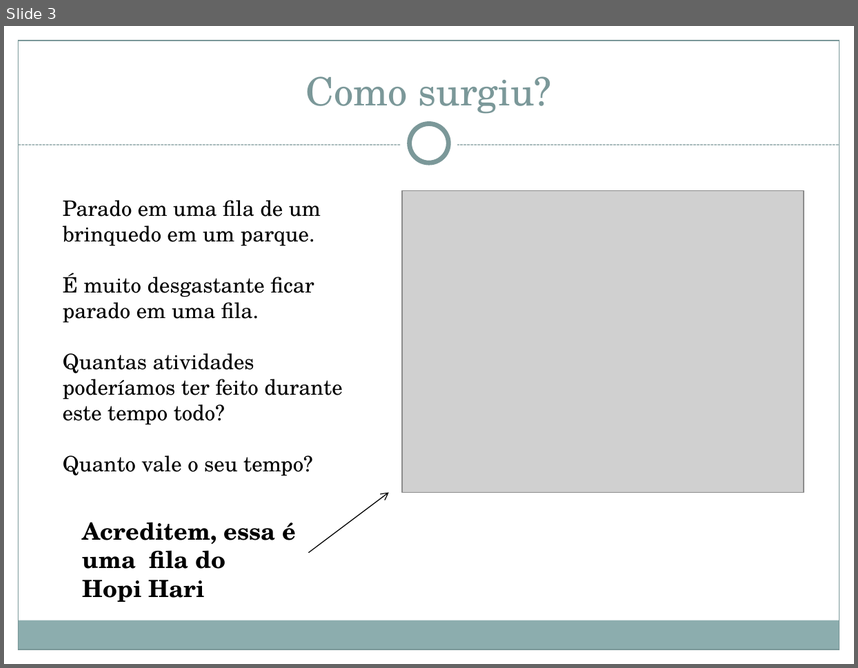
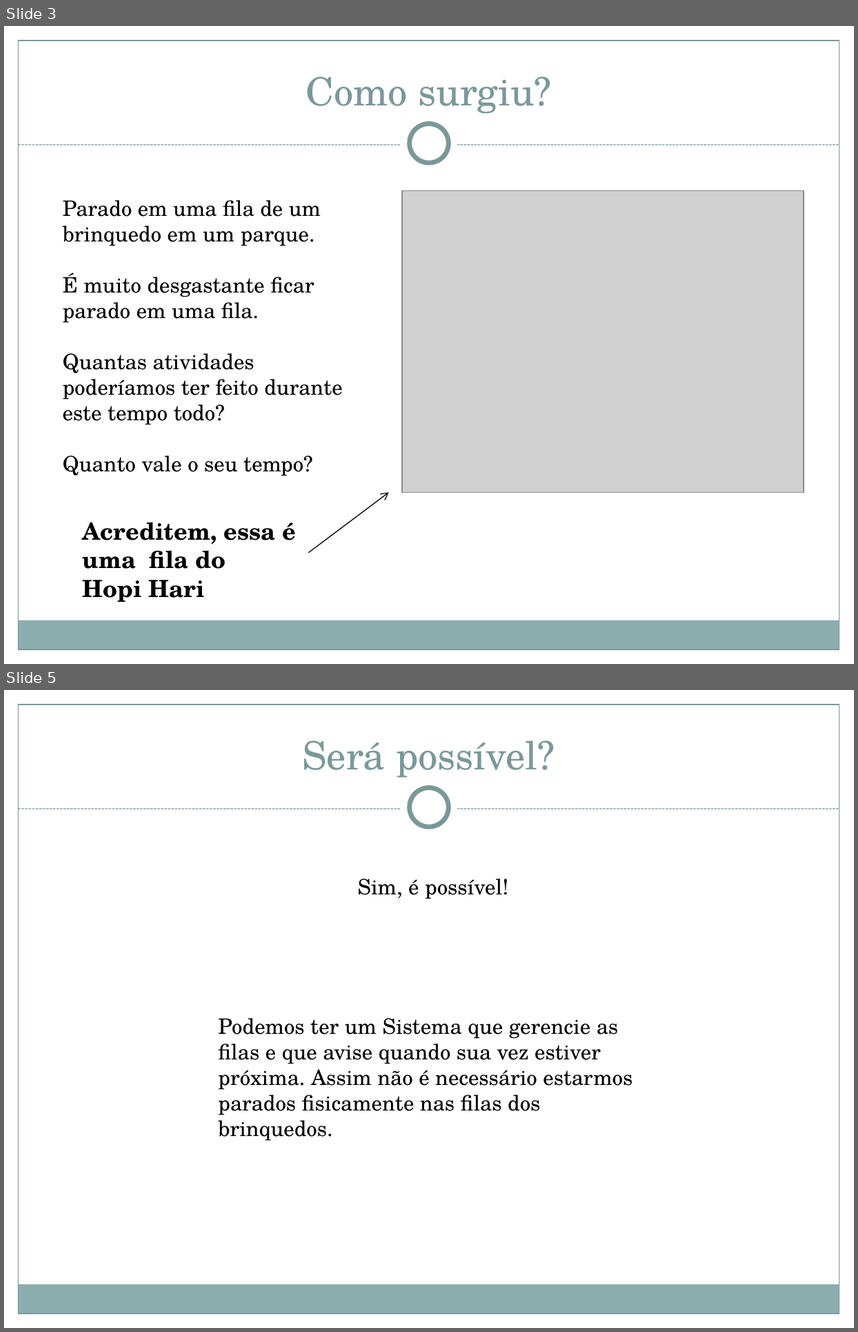
Before and after one commit to herberton/projetof1, a slide deck: wiki/Apresentação/Apresentação Final.pptx. Shown one above the other, each under a label of ours: slide 3 before the commit, slides 3 and 5 after it; the slides between them are not shown. The pictures are 858x668 and 858x1332 pixels, drawn with LibreOffice and Linux fonts; fonts in the diff are those of the drawing; grey boxes stand for pictures. Boxes give left, top, right and bottom in pixels: in the first picture for what was removed or moved away, otherwise in the second. Text is boxed around its words. In the diff, an @@ line names an element or a change of style, - is before the commit and + after.

```diff
--- a/wiki/Apresentação/Apresentação Final.pptx
+++ b/wiki/Apresentação/Apresentação Final.pptx
@@ slide 5 added at (4,690,854,1328), background #FFFFFF; not listed: 8 template elements that a slide beside it also shows @@
@@ title added at (302,740,555,778), 33 pt, text #7C999A @@
+Será possível?
@@ text added at (358,878,508,899), 18 pt, text #000000 @@
+Sim, é possível!
@@ text added at (218,1018,633,1141), 18 pt, text #000000 @@
+Podemos ter um Sistema que gerencie as filas e que avise quando sua vez estiver próxima. Assim não é necessário estarmos parados fisicamente nas filas dos brinquedos.
```
Also in this commit, not shown: 6 slides changed, 4 other slides added.
